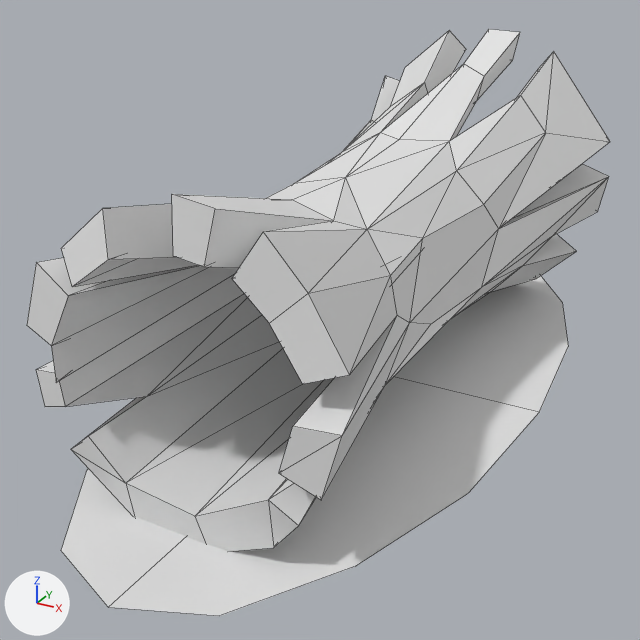
The FBX model Projekt Unity/TowerDefense/Assets/Modele/EpokaKamienia/FBX/Otoczenie/Kłoda.fbx, before and after one commit.
Both versions are drawn from a 50 mm camera at (0.675, -1.628, 0.882) aimed at (-0.122, -0.179, 0.158). Lighting does not change. The marker at lower left points along +X, +Y and +Z. Mesh edges are drawn as thin lines. Where no turn or scale is listed for an object, it has been applied to the vertices.

The older version as bpy lines, for what is in view:
```python
me_plane_005 = bpy.data.meshes.new('Plane.005')
me_plane_005.from_pydata(...)  # 186 vertices, 259 faces; spans x -0.38..0.38, y -0.84..0.84, z -0.01..0.66
# before: 61 (-0.19, -0.1, 0.31), 62 (-0.22, -0.68, 0.3) at pixel (51, 345), 64 (-0.19, -0.01, 0.28), 65 (-0.2, -0.7, 0.25) at pixel (56, 382), 66 (-0.23, -0.42, 0.27)
# before: 67 (-0.22, -0.67, 0.25)
ob_kloda1 = bpy.data.objects.new('Kloda1', me_plane_005)
ob_kloda1.location = (-0.065, -0.065, -0.003)
```
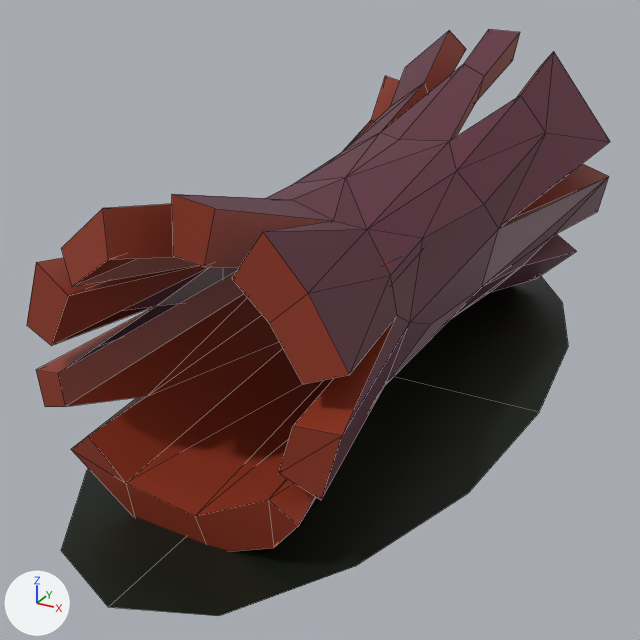
The newer file is also turned or shifted as a whole; pictures and numbers use the older file's frame.

Pixel boxes [x1, y1, x2, y2] of what changed, in the pictures (640 x 640 px):
```json
{"part": 1, "of": "me_plane_005", "change": "deleted", "before": [51, 267, 239, 382]}
{"part": 2, "of": "me_plane_005", "change": "surface changed", "before": [27, 29, 610, 551], "after": [27, 29, 610, 551], "on screen": "grey to red"}
{"part": 3, "of": "me_plane_005", "change": "recoloured", "before": [61, 276, 568, 616], "after": [61, 276, 568, 616], "on screen": "white to black"}
```

Scene script edits in JSON lines:
```json
{"op": "add", "block": "img_teksturaogolnaenviro_jpg", "code": ["img_teksturaogolnaenviro_jpg = load_image('TeksturaOgolnaEnviro.jpg', '../../Tesktury/TeksturaOgolnaEnviro.jpg', 64, 64, 'sRGB')"]}
{"op": "add", "block": "mat_material_005", "code": ["mat_material_005 = principled_material('Material.005')", "mat_material_005.texture = img_teksturaogolnaenviro_jpg"]}
{"block": "me_plane_005", "where": "# used by ob_kloda1; location = (-0.065, -0.065, -0.003)"}
{"block": "me_plane_005", "where": "# verts and faces of me_plane_005; kept vertices keep their numbers, new ones are numbered from 186"}
{"op": "remove", "block": "me_plane_005", "code": "me_plane_005.from_pydata(...)  # 186 vertices, 259 faces; spans x -0.38..0.38, y -0.84..0.84, z -0.01..0.66"}
{"op": "add", "block": "me_plane_005", "code": "me_plane_005.from_pydata(...)  # 185 vertices, 255 faces; spans x -0.38..0.38, y -0.84..0.84, z -0.01..0.66"}
{"block": "me_plane_005", "change": "me_plane_005 part 1"}
{"op": "add", "block": "me_plane_005", "code": "delete_vertices([65])  # with the faces that use them"}
{"block": "me_plane_005", "change": "me_plane_005 part 2: 250 kept faces spanning x -0.34..0.32, y -0.7..0.76, z -0.01..0.66 get new texture (UV) coordinates"}
{"block": "me_plane_005", "change": "me_plane_005 part 3: 255 faces spanning x -0.38..0.38, y -0.84..0.84, z -0.01..0.66 switch from no material to mat_material_005 (picture img_teksturaogolnaenviro_jpg)"}
```
